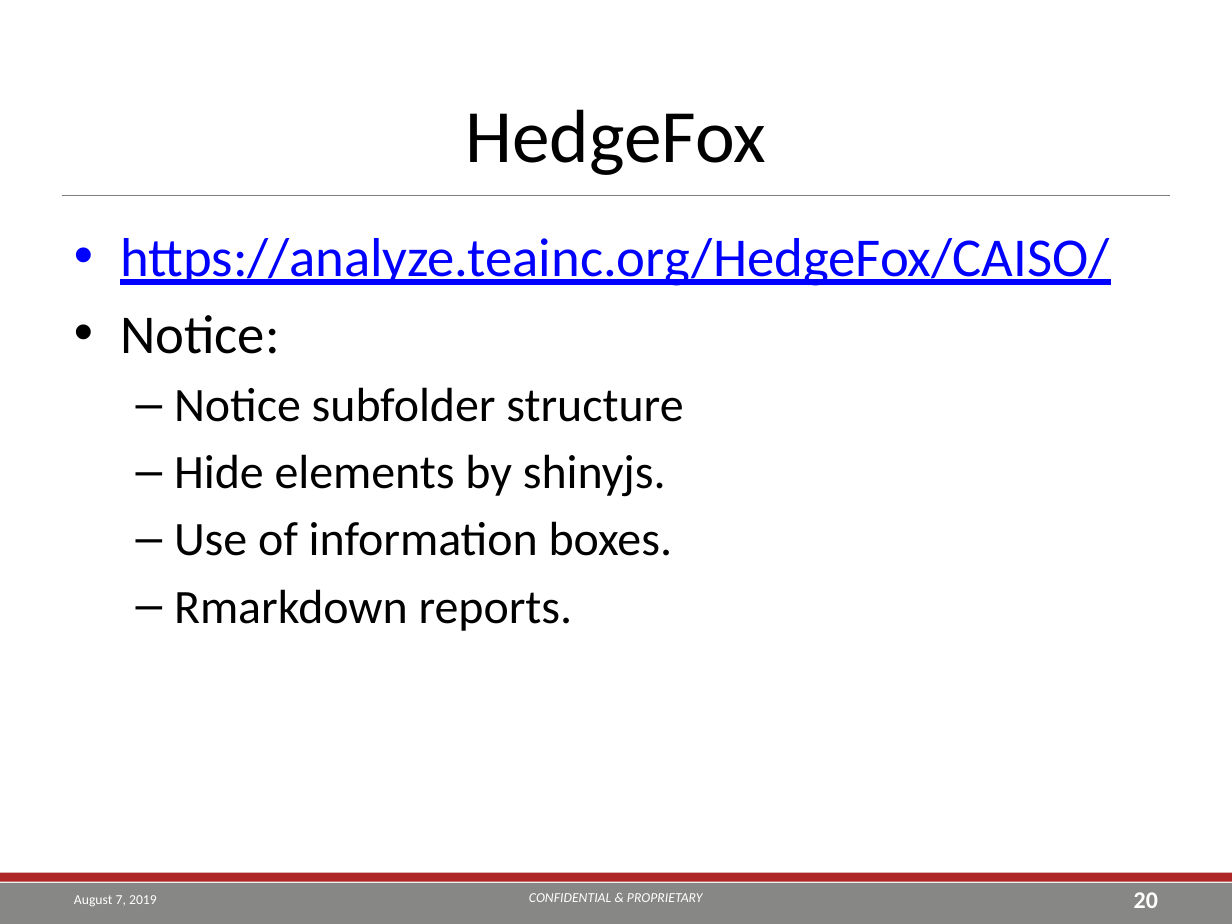
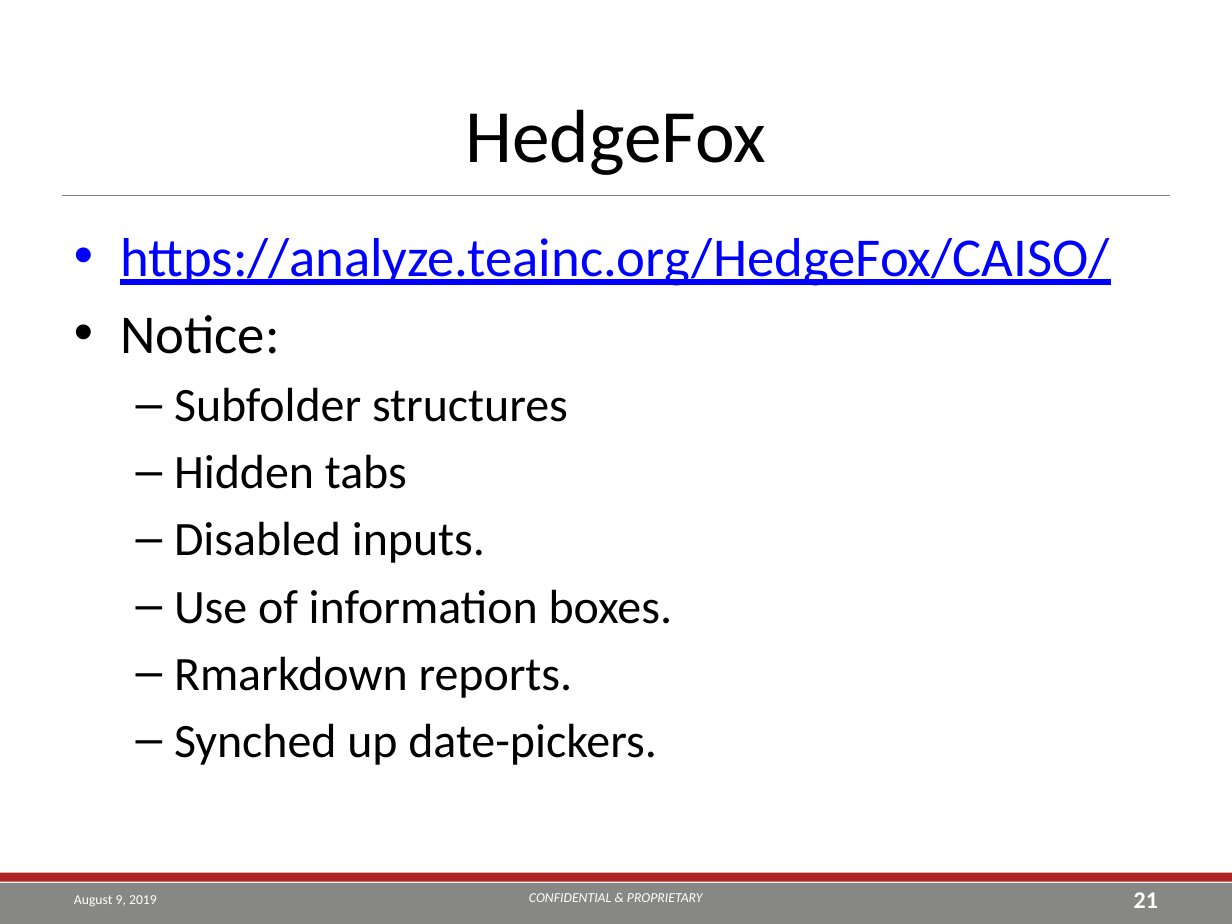
Before and after one commit to TEA-Analytics/ShinyWorkshop, a slide deck: slide 21 of Day 1.pptx (slide 20 before the commit). Drawn at 1232x924 pixels with LibreOffice and Linux fonts; fonts in the diff are those of the drawing; background and template pictures are left out. Boxes give left, top, right and bottom in pixels: in the first picture for what was removed or moved away, otherwise in the second. Text is boxed around its words. In the diff, an @@ line names an element or a change of style, - is before the commit and + after.

```diff
--- a/Day 1.pptx
+++ b/Day 1.pptx
@@ text at [174, 387, 568, 563]: text changed @@
-  – Notice subfolder structure
-  – Hide elements by shinyjs.
+  – Subfolder structures
+  – Hidden tabs
+  – Disabled inputs.
@@ text at [174, 723, 657, 765]: paragraph added @@
+  – Synched up date-pickers.
@@ text at [74, 895, 157, 906]: text changed @@
-August 7, 2019
+August 9, 2019
@@ page number at [1134, 892, 1158, 908]: text changed @@
-20
+21
```
Also in this commit, not shown: 47 other slides changed, 2 slides added, 2 slides removed, 3 other files.
